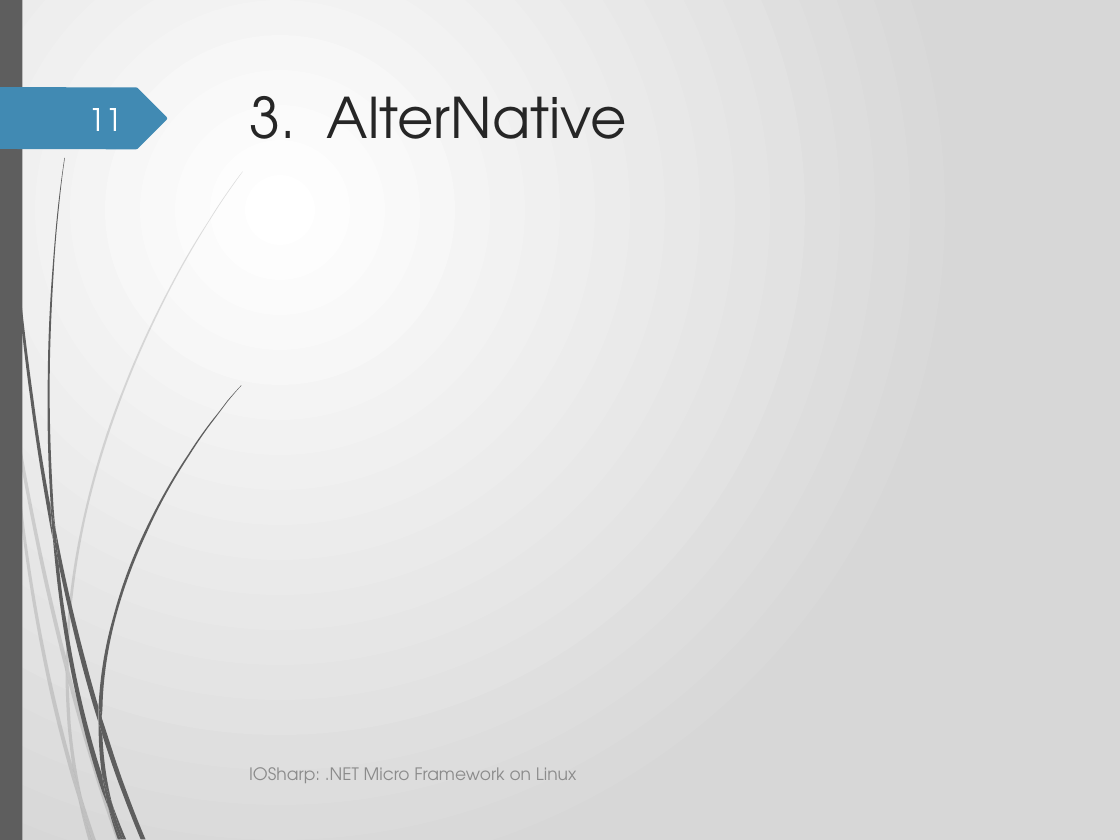
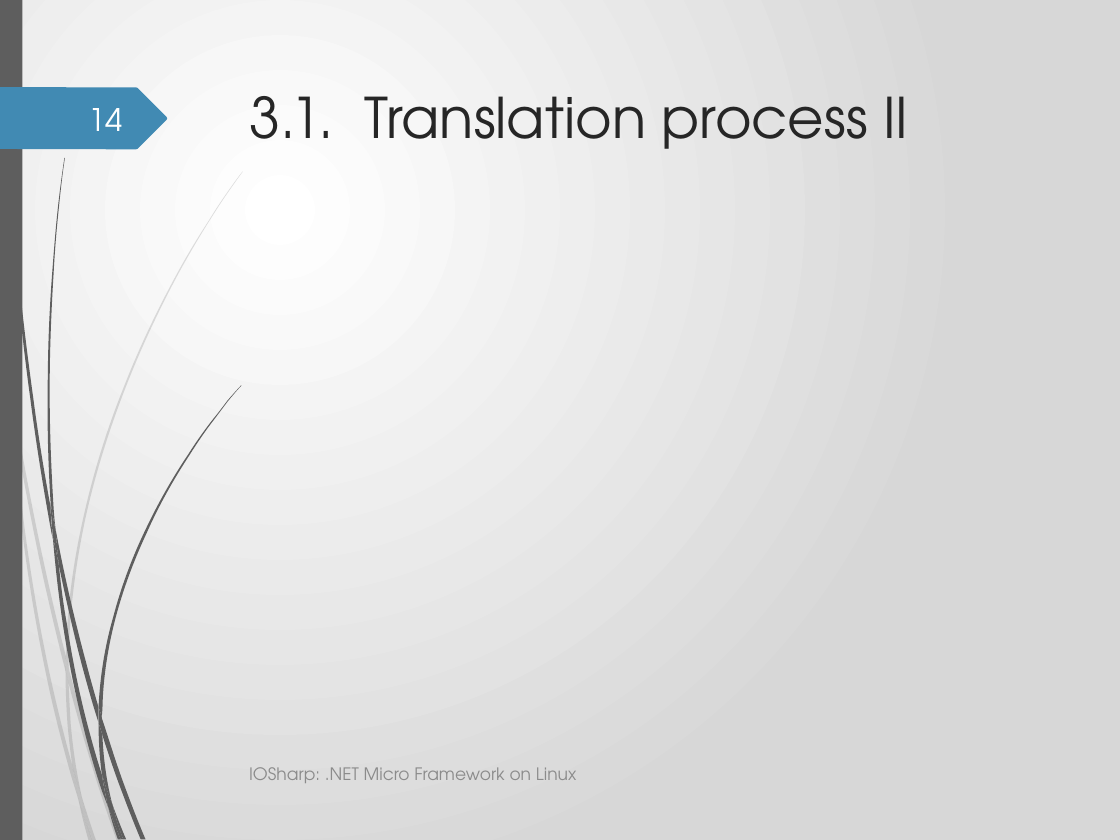
Before and after one commit to GerardSoleCa/BachelorThesisMisc, a slide deck: slide 14 of ThesisDoc/IOSharp.pptx (slide 11 before the commit). Drawn at 1120x840 pixels with LibreOffice and Linux fonts; fonts in the diff are those of the drawing; background and template pictures are left out. Boxes give left, top, right and bottom in pixels: in the first picture for what was removed or moved away, otherwise in the second. Text is boxed around its words. In the diff, an @@ line names an element or a change of style, - is before the commit and + after.

```diff
--- a/ThesisDoc/IOSharp.pptx
+++ b/ThesisDoc/IOSharp.pptx
@@ page number at box(89, 108, 123, 131): text changed @@
-11
+14
@@ title at box(249, 96, 908, 149): text changed @@
-3. AlterNative
+3.1. Translation process II
```
Also in this commit, not shown: 8 other slides changed, 4 slides added, 5 other files.
